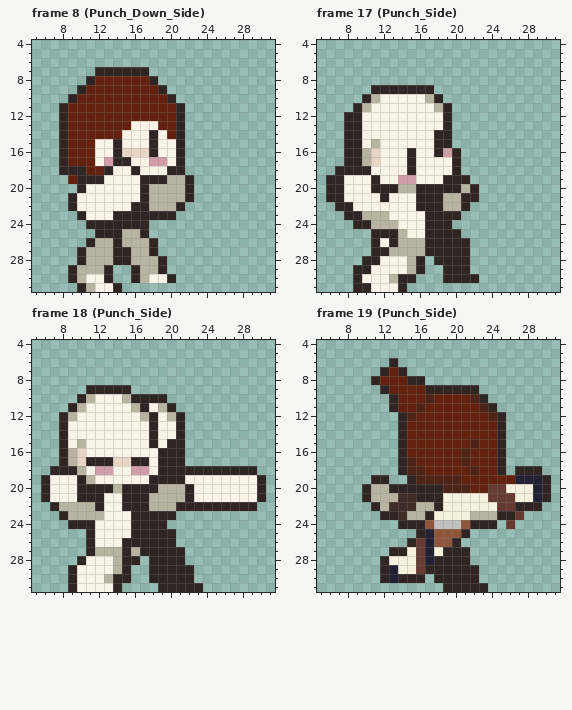
File history of a pixel-art file, res/draw/Character/TROY/16x32 Attack.aseprite. Above is the file before it was changed.
32x32 pixels, 35 frames. Shown: frame 8 (Punch_Down_Side): x 5..31, y 4..31; frame 17 (Punch_Side): x 5..31, y 4..31; frame 18 (Punch_Side): x 5..31, y 4..31; frame 19 (Punch_Side): x 5..31, y 4..31.
The same view after the edit:
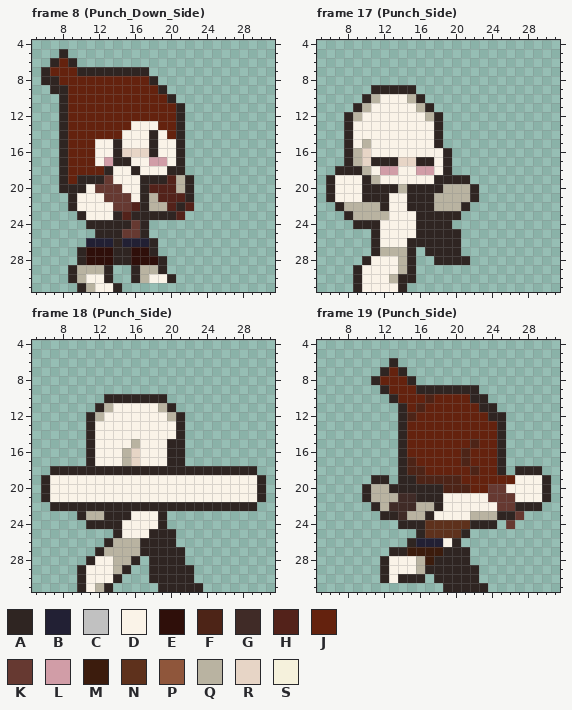
Palette (. is transparent): A #2f2522  B #222034  C #c1c1c1  D #faf3e8  E #2f0f0a  F #4d2417  G #402b27  H #53221a  J #64220e  K #663931  L #d19da7  M #3c1c0d  N #5e311c  P #8f563b  Q #b9b3a1  R #e7d5c6  S #f5f1dc
Change:
layer "Flattened #2" removed
Frame 8 (Punch_Down_Side), layer "Flattened":
y 5: x 8 . -> A
y 6: x 7..9 ... -> AJA
y 7: x 6..11 ...... -> AJJJAA
y 8: x 6..11 .....A -> AAJJJJ
y 9: x 7..10 ...A -> AAJJ
y 10: x 8..9 .A -> AJ
y 18: x 9..10 AA -> JJ
y 19: x 8 . -> A; x 13 D -> K; x 20 Q -> H
y 20: x 8..9 .. -> AA; x 12..14 DDD -> KKK; x 18..20 QQQ -> HHH
y 21: x 13..15 DDD -> KKK; x 19..21 QQQ -> HHH
y 22: x 14..16 DDA -> KKH; x 20 Q -> H; x 22 . -> H
y 23: x 15 A -> H; x 21 . -> H
y 24: x 16 A -> K
y 25: x 15..16 QQ -> KK
y 26: x 11..13 AQQ -> BBB; x 15..17 QQQ -> BBB
y 27: x 11..13 QQQ -> EEE; x 16..17 QQ -> EE
y 28: x 11..13 QQQ -> EEE; x 16..18 QQQ -> EEE
Frame 17 (Punch_Side):
y 9: x 16..17 AA -> ..
y 10: x 15..18 DDQA -> QA..
y 11: x 16..19 DDQA -> QA..
y 12: x 9 A -> Q; x 17..19 DDA -> QA.
y 13: x 9 A -> D; x 18..19 DA -> A.
y 14: x 9 A -> D; x 19 A -> .
y 15: x 9..11 ADQ -> DQD; x 19 A -> .
y 16: x 9..11 AQR -> QRD; x 15 A -> D; x 18..20 ALA -> DA.
y 17: x 9..17 AQRDDDADD -> QRAAARRAA; x 19..20 DA -> A.
y 18: x 10 A -> Q; x 12..13 DD -> LL; x 15..17 ADD -> DLL; x 19..20 DA -> A.
y 19: x 7 A -> D; x 10..11 DA -> AQ; x 14..15 LL -> DD; x 18 D -> A
y 20: x 7 A -> D; x 10 D -> A; x 15 Q -> A; x 19..20 AA -> QQ
y 21: x 7 A -> D; x 10..11 DD -> AA; x 15 D -> A; x 18 A -> Q; x 21 A -> Q
y 22: x 8..12 ADDDD -> QQQQA; x 15 D -> A; x 18 A -> Q
y 23: x 9 A -> Q; x 16 D -> A
y 24: x 11..13 QQQ -> ADD; x 16 D -> A
y 25: x 12..14 AAQ -> DDD; x 16 D -> A
y 26: x 13..16 AQQQ -> DDAA; x 21 A -> .
y 27: x 12 A -> Q; x 15..16 QQ -> A.; x 21 A -> .
y 28: x 11 A -> D; x 14..16 DQA -> QA.
y 29: x 10 A -> D; x 14..16 DQA -> QA.; x 19..21 AAA -> ...
y 30: x 19..22 AAAA -> ....
y 31: x 10 A -> D
Frame 18 (Punch_Side):
y 9: x 11..15 AAAAA -> .....
y 10: x 10..15 AQDDDQ -> ...AAA
y 11: x 9..13 AQDDD -> ...AQ; x 16..17 QA -> DD
y 12: x 8..12 AQDDD -> ...AQ; x 17..18 QA -> DD
y 13..14: x 8..11 ADDD -> ...A; x 18 A -> D
y 15: x 8..11 ADQD -> ...A; x 16 D -> Q; x 18 A -> D
y 16: x 8..11 AQRD -> ...A; x 15..16 DD -> QR; x 19 A -> D
y 17: x 8..10 AQR -> ...; x 12..17 AARRAA -> DDDQRD; x 19 A -> D
y 18: x 10..18 QDLLDDLLD -> AAAAAAAAA
y 19: x 10..11 AQ -> DD; x 18..21 AAAA -> DDDD
y 20: x 10..22 AAAAQAAAAQQQA -> DDDDDDDDDDDDD
y 21: x 10..12 AAA -> DDD; x 15..22 AAAQQQQA -> DDDDDDDD
y 22: x 8..11 QQQQ -> AAAA; x 13..14 DD -> AA; x 18..20 QQQ -> AAA
y 23: x 8..10 AQQ -> ..A; x 13..18 DDDAAA -> AAADDD; x 20 A -> .
y 24: x 9..10 AA -> ..; x 12..14 DDD -> AAA; x 16..18 AAA -> DDD
y 25: x 11..14 ADDD -> ...A; x 16..17 AA -> DD
y 26: x 11..16 ADDDAA -> ..AQQQ
y 27: x 11..12 AQ -> .A; x 15 A -> Q
y 28: x 10..11 AD -> .A; x 15 A -> Q
y 29: x 9..10 AD -> .A
y 30: x 9..10 AD -> .A; x 13 Q -> D; x 15 A -> .
y 31: x 9..10 AD -> .A; x 12..14 DDA -> QA.
Frame 19 (Punch_Side):
y 8: x 16 A -> .
y 9: x 16 J -> A
y 10: x 22 F -> A
y 11: x 13..14 AJ -> .A; x 23 F -> A
y 12: x 24 F -> A
y 19: x 14 . -> A; x 27..29 BBB -> DDD
y 20: x 26..29 SSSB -> DDDD
y 21: x 19..23 SSSSS -> DDDDD; x 27..29 SSB -> DDD
y 22: x 19..24 SSSSSS -> DDDDDD
y 23: x 18..21 SSSS -> DDDD
y 24: x 17..21 PCCCP -> NNNNN
y 25: x 17..20 BPPP -> NNNN
y 26: x 16 K -> B; x 18..19 PP -> BD
y 27: x 15..18 SKBS -> MMMM
y 28: x 13..17 SSSKB -> DDDQM
y 29: x 13..16 BSSK -> DDDQ
y 30: x 13 B -> D
Where, in picture pixels (left, top, right, bottom), the same in both pictures:
changed: (41, 49, 95, 103)
changed: (59, 166, 194, 265)
changed: (335, 85, 479, 292)
changed: (59, 385, 194, 592)
changed: (389, 376, 425, 412)
changed: (470, 394, 497, 421)
changed: (389, 475, 542, 583)
